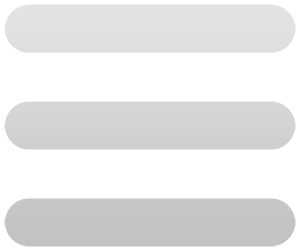
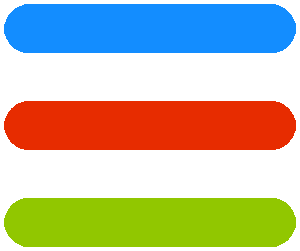
Two versions of the same layered image (300 x 251). Layer-by-layer changes:
added layer "Layer 0 copy" above "Layer 0" over [4, 4, 296, 247]
hid "Layer 0" over [4, 4, 296, 247]
